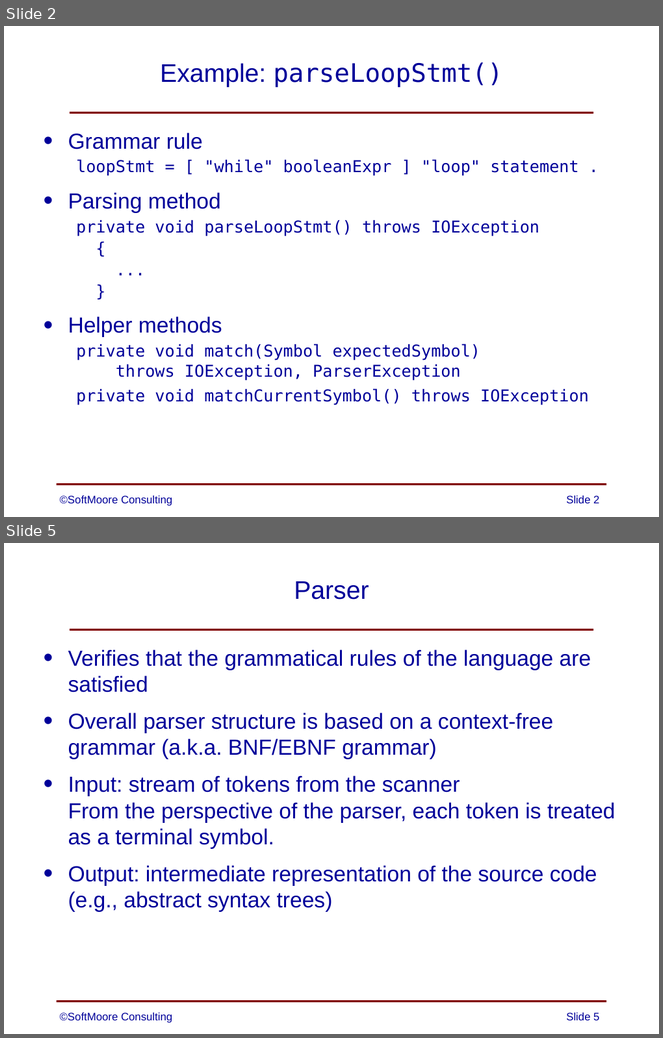
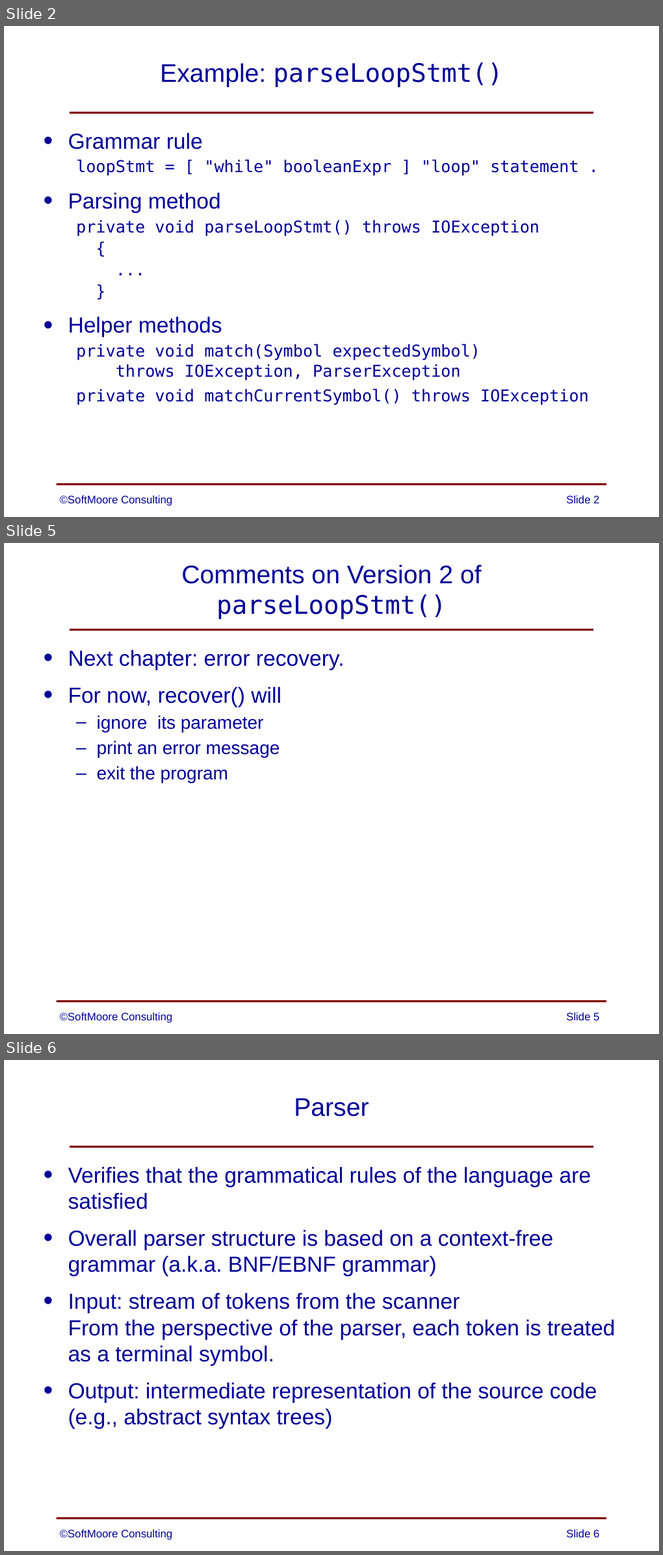
Before and after one commit to SoftMoore/CPRL-Java-3rd, a slide deck: PowerPoints/06 - Syntax Analysis.pptx. Shown one above the other, each under a label of ours: slides 2 and 5 before the commit, slides 2, 5 and 6 after it; the slides between them are not shown. The pictures are 663x1038 and 663x1555 pixels, drawn with LibreOffice and Linux fonts; fonts in the diff are those of the drawing. Boxes give left, top, right and bottom in pixels: in the first picture for what was removed or moved away, otherwise in the second. Text is boxed around its words. In the diff, an @@ line names an element or a change of style, - is before the commit and + after.

```diff
--- a/PowerPoints/06 - Syntax Analysis.pptx
+++ b/PowerPoints/06 - Syntax Analysis.pptx
@@ slide 5 added at [4,543,659,1034], background #FFFFFF; not listed: 2 template elements that a slide beside it also shows @@
@@ title added at [181,564,482,619], 28 pt, text #000099 @@
+Comments on Version 2 of
+parseLoopStmt()
@@ text added at [68,650,345,783], 20 pt, text #000099 @@
+• Next chapter: error recovery.
+• For now, recover() will
+  – ignore its parameter
+  – print an error message
+  – exit the program
@@ text added at [60,1013,172,1023], 12 pt, text #000099 @@
+©SoftMoore Consulting
@@ page number added at [566,1013,599,1021], 12 pt, text #000099 @@
+Slide 5
@@ what was slide 5 is now slide 6 @@
@@ page number at [566,1530,599,1538]: text changed @@
-Slide 5
+Slide 6
```
Also in this commit, not shown: 3 slides changed.
